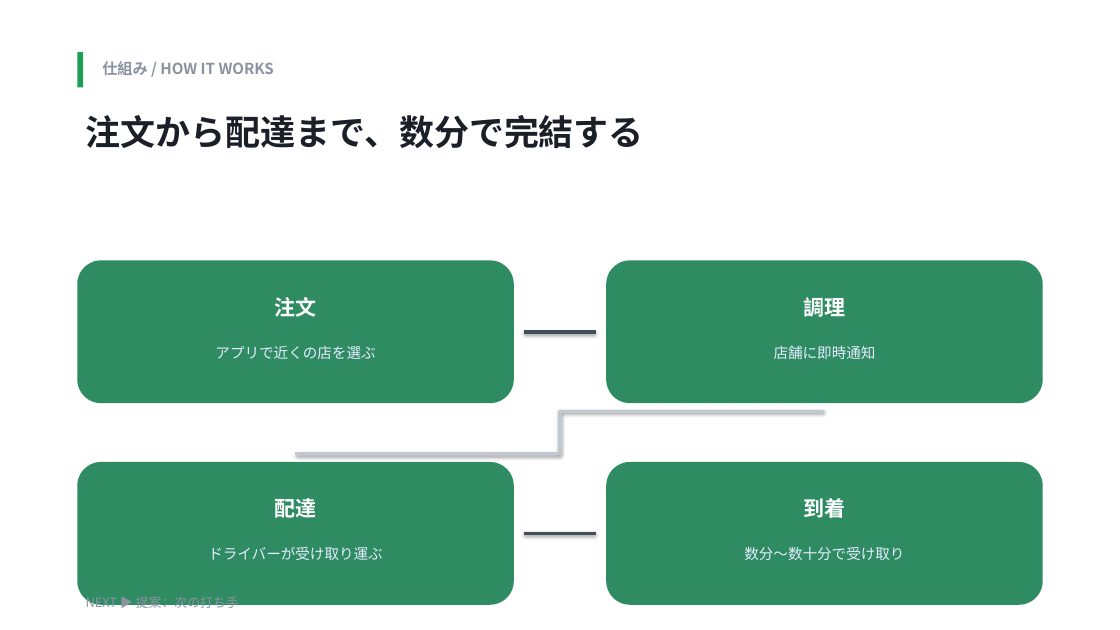
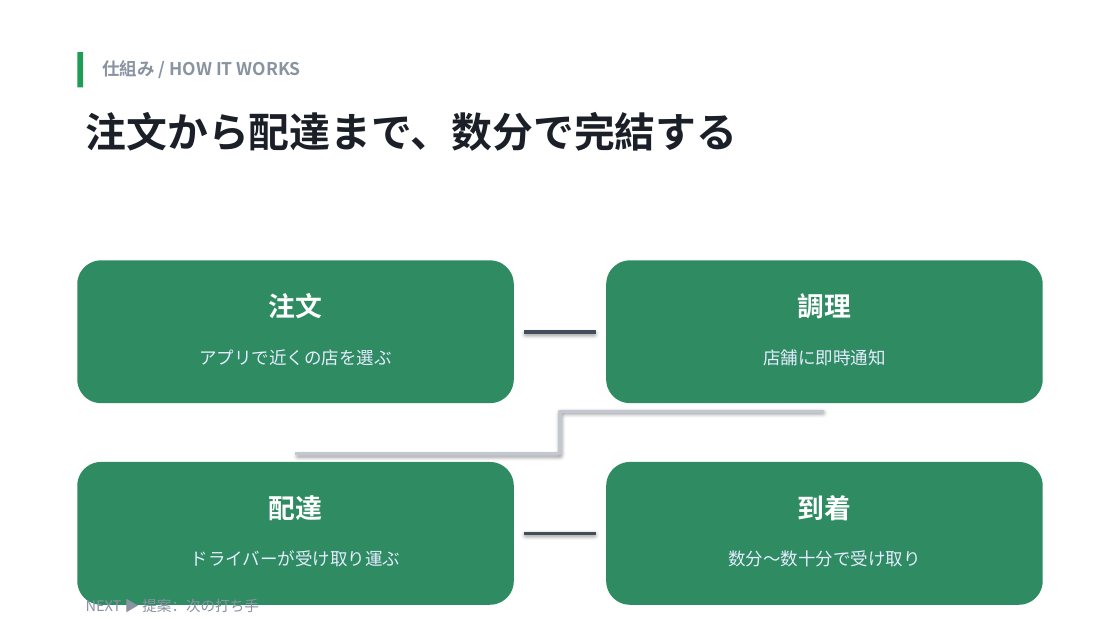
Before and after one commit to Kokidesu/Koki, a slide deck: slide 6 of projects/presentation-god/out/ubereats_modern_ja.pptx. Drawn at 1120x630 pixels with LibreOffice and Linux fonts; fonts in the diff are those of the drawing. Boxes give left, top, right and bottom in pixels: in the first picture for what was removed or moved away, otherwise in the second. Text is boxed around its words. In the diff, an @@ line names an element or a change of style, - is before the commit and + after.

```diff
--- a/projects/presentation-god/out/ubereats_modern_ja.pptx
+++ b/projects/presentation-god/out/ubereats_modern_ja.pptx
@@ text "仕組み / HOW IT WORKS" at (102, 60, 301, 77): size 13 to 15 pt @@
@@ text "注文から配達まで、数分で完結する" at (86, 112, 738, 151): size 30 to 35 pt; line spacing 1.1 to 1.08 @@
@@ size 12.5 to 15 pt in 4 elements at (191, 550, 401, 567), (728, 550, 920, 567), (199, 349, 391, 365), (763, 349, 885, 366) @@
@@ size 18 to 23 pt in 4 elements at (269, 293, 323, 318), (798, 293, 852, 319), (269, 495, 323, 520), (798, 495, 852, 521) @@
@@ text "NEXT ▶ 提案：次の打ち手" at (86, 597, 259, 616): size 11 to 12.5 pt @@
```
Also in this commit, not shown: 6 other slides changed, 21 other files.
